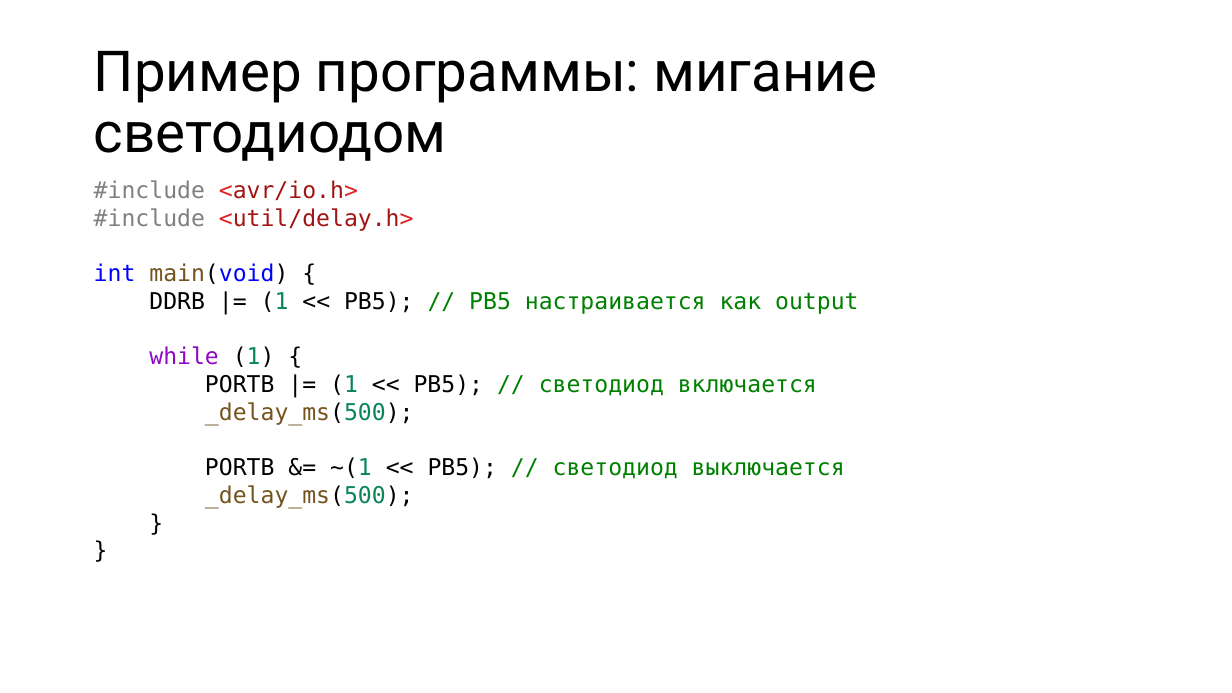
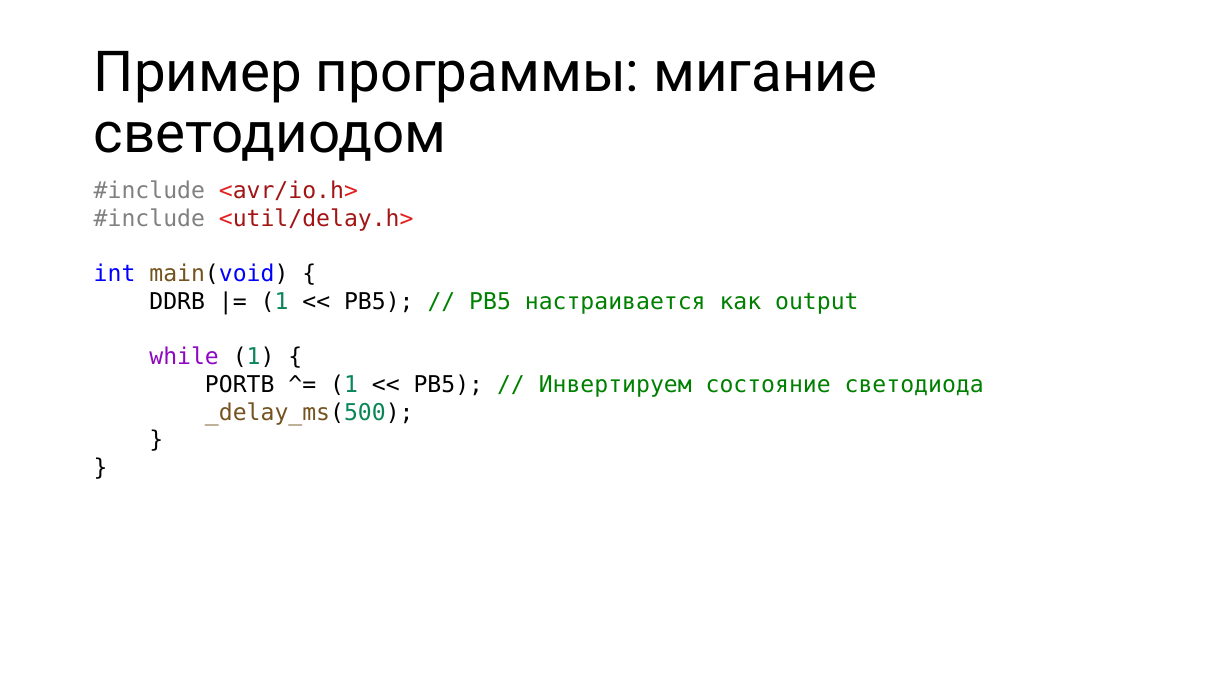
Before and after one commit to alexey-malov/mpp, a slide deck: slide 29 of lectures/14/Microcontroller Programming.pptx. Drawn at 1232x693 pixels with LibreOffice and Linux fonts; fonts in the diff are those of the drawing. Boxes give left, top, right and bottom in pixels: in the first picture for what was removed or moved away, otherwise in the second. Text is boxed around its words. In the diff, an @@ line names an element or a change of style, - is before the commit and + after.

```diff
--- a/lectures/14/Microcontroller Programming.pptx
+++ b/lectures/14/Microcontroller Programming.pptx
@@ text at [94, 180, 984, 426]: paragraph removed @@
-}
@@ text at [205, 374, 984, 426]: text changed @@
-PORTB |= (1 << PB5); // светодиод включается
-_delay_ms(500);
-PORTB &= ~(1 << PB5); // светодиод выключается
-_delay_ms(500);
+PORTB ^= (1 << PB5); // Инвертируем состояние светодиода
+_delay_ms(500);
+}
```
Also in this commit, not shown: 1 other slide changed, 19 slides added.
